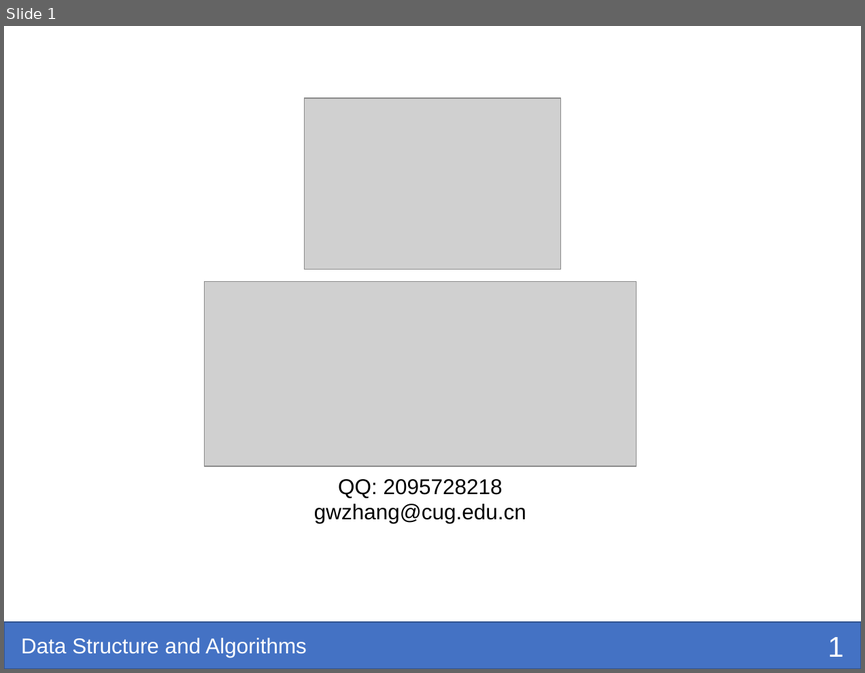
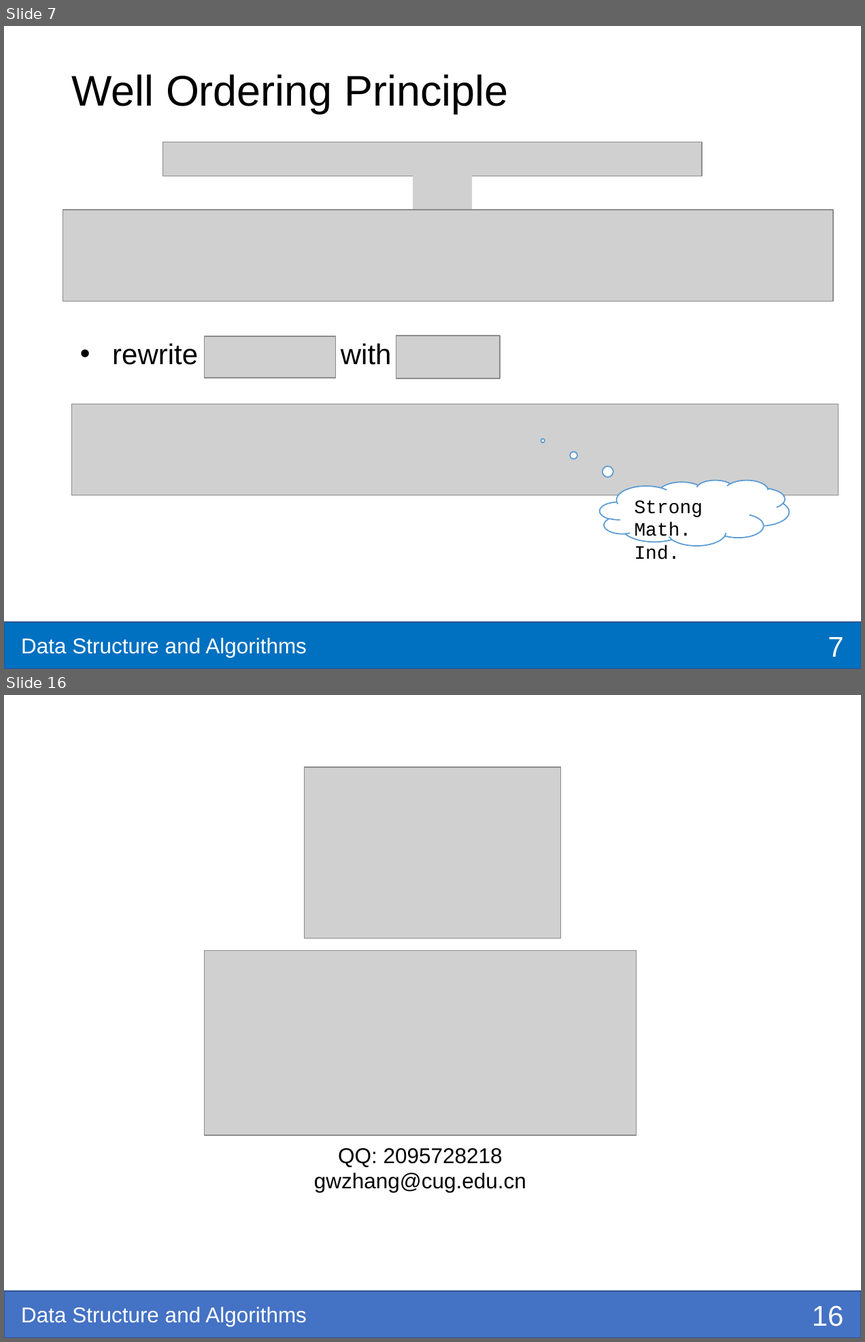
Before and after one commit to shzaiz/dx-public, a slide deck: notes/notes/ds-algo/ch2-basic-algo.pptx. Shown one above the other, each under a label of ours: slide 1 before the commit, slides 7 and 16 after it; the slides between them are not shown. The pictures are 865x673 and 865x1342 pixels, drawn with LibreOffice and Linux fonts; fonts in the diff are those of the drawing; grey boxes stand for pictures; background and template pictures are left out. Boxes give left, top, right and bottom in pixels: in the first picture for what was removed or moved away, otherwise in the second. Text is boxed around its words. In the diff, an @@ line names an element or a change of style, - is before the commit and + after.

```diff
--- a/notes/notes/ds-algo/ch2-basic-algo.pptx
+++ b/notes/notes/ds-algo/ch2-basic-algo.pptx
@@ slide 7 added at [4,26,861,669], background #FFFFFF; not listed: 1 template element that a slide beside it also shows @@
@@ title added at [71,74,508,113], 36 pt, text #000000 @@
+Well Ordering Principle
@@ picture added at [163,142,702,176] @@
@@ picture added at [413,167,472,210] @@
@@ picture added at [63,210,834,301] @@
@@ text added at [112,343,392,365], 24 pt, text #000000 @@
+• rewrite with
@@ picture added at [205,336,336,378] @@
@@ picture added at [396,335,500,378] @@
@@ picture added at [72,404,838,495] @@
@@ thought cloud added at [600,480,789,546], fill #FFFFFF, outline #5B9BD5 1 pt, 16 pt, text #000000 @@
+Strong Math. Ind.
@@ rectangle added at [4,622,861,669], fill #0070C0, outline #325491 1 pt @@
@@ page number added at [827,637,843,656], 24 pt, text #FFFFFF @@
+7
@@ what was slide 1 is now slide 16 @@
@@ page number at [812,1305,844,1326]: text changed @@
-1
+16
```
Also in this commit, not shown: 1 slide changed, 13 other slides added, 16 other files.
